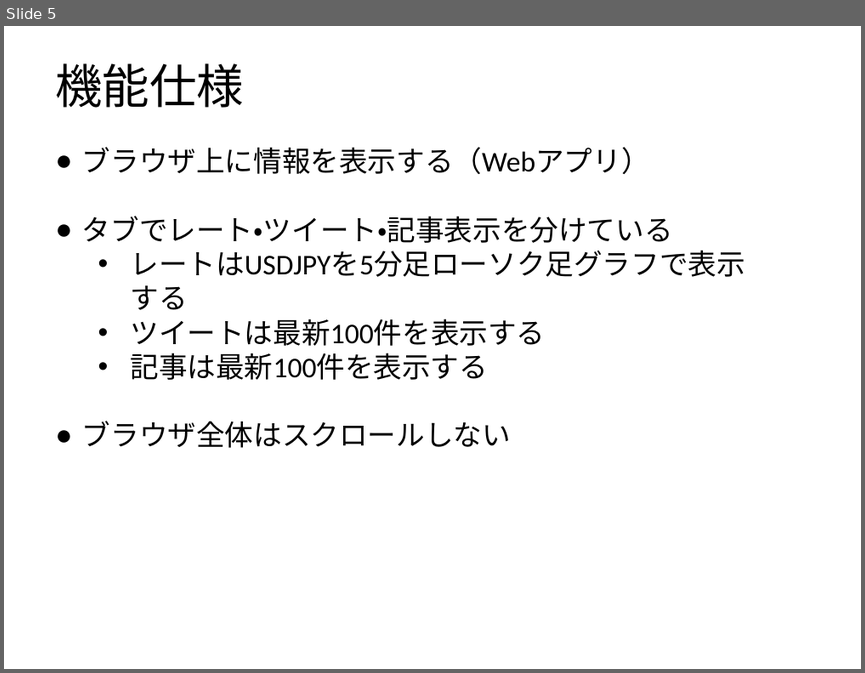
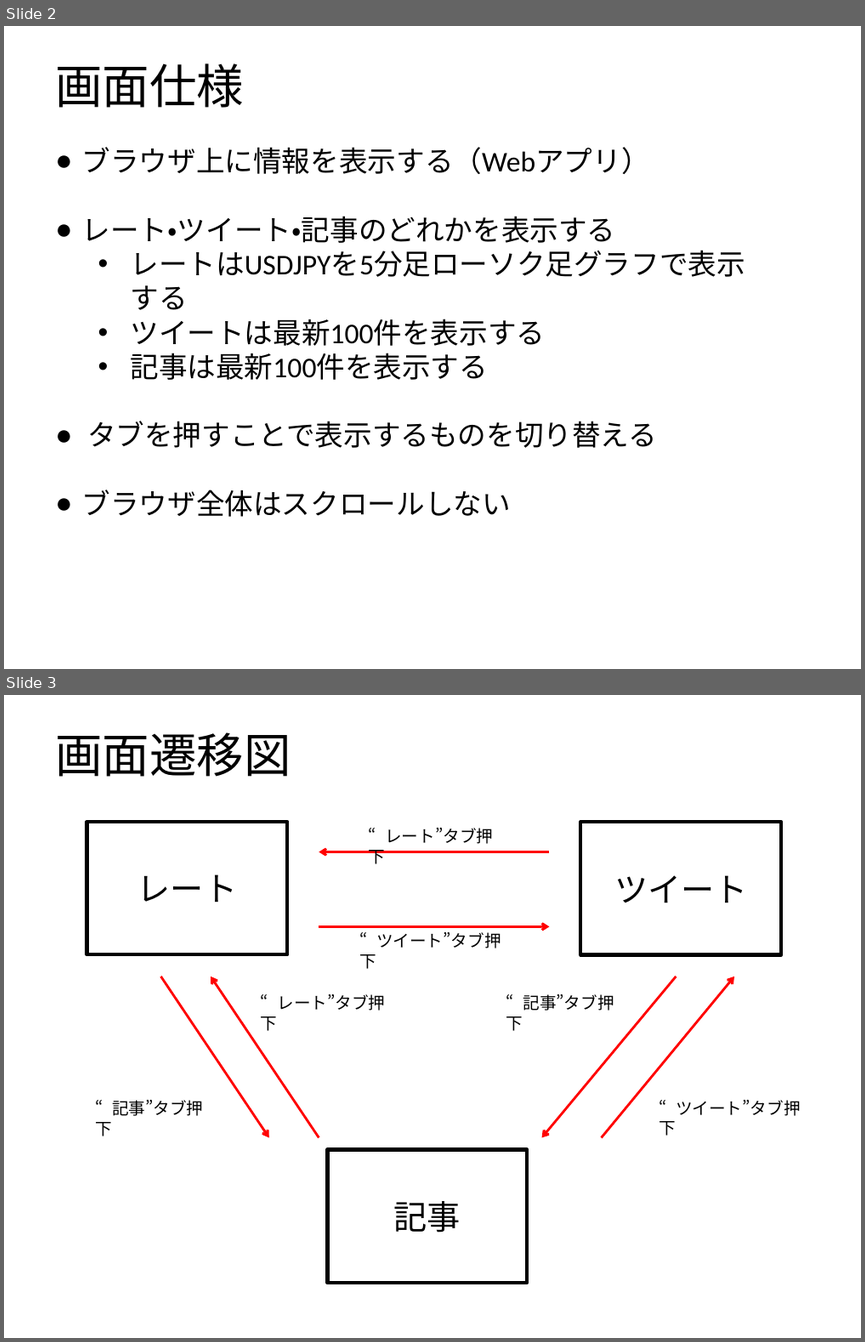
Before and after one commit to Leonis0813/chort, a slide deck: regulus/interface/ui.pptx. Shown one above the other, each under a label of ours: slide 5 before the commit, slides 2 and 3 after it. The pictures are 865x673 and 865x1342 pixels, drawn with LibreOffice and Linux fonts; fonts in the diff are those of the drawing. Boxes give left, top, right and bottom in pixels: in the first picture for what was removed or moved away, otherwise in the second. Text is boxed around its words. In the diff, an @@ line names an element or a change of style, - is before the commit and + after.

```diff
--- a/regulus/interface/ui.pptx
+++ b/regulus/interface/ui.pptx
@@ slide 3 added at bbox=[4, 695, 861, 1338], background #FFFFFF @@
@@ title added at bbox=[55, 732, 290, 777], 39.6 pt, text #000000 @@
+画面遷移図
@@ group added at bbox=[87, 822, 800, 1281]: 6 arrows, 6 texts, 3 rectangles @@
+レート
+ツイート
+記事
+“レート”タブ押下
+“ツイート”タブ押下
+“ツイート”タブ押下
+“レート”タブ押下
+“記事”タブ押下
+“記事”タブ押下
@@ what was slide 5 is now slide 2 @@
@@ slide 2 changed as well @@
@@ title at bbox=[55, 63, 244, 108]: text changed @@
-機能仕様
+画面仕様
@@ text at bbox=[82, 216, 616, 243]: text changed @@
-● タブでレート・ツイート・記事表示を分けている
+● レート・ツイート・記事のどれかを表示する
@@ text at bbox=[87, 420, 657, 448]: paragraph added @@
+● タブを押すことで表示するものを切り替える
```
Also in this commit, not shown: 4 other slides changed, 1 other file.
